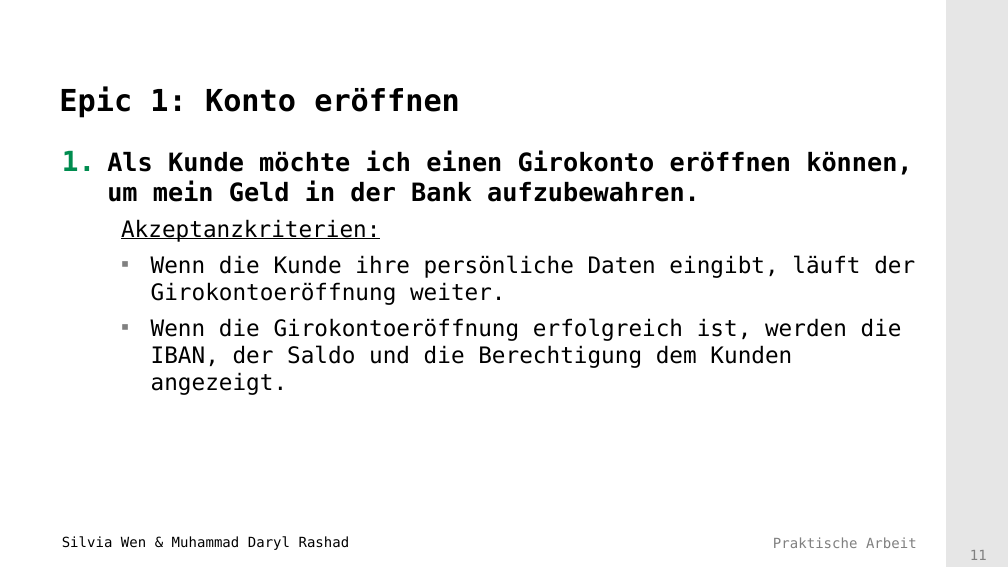
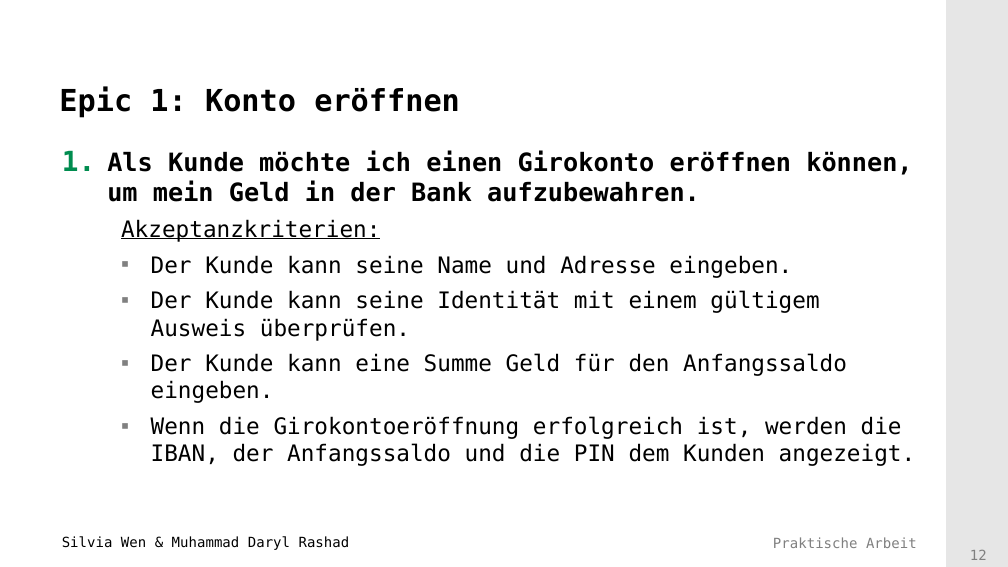
Before and after one commit to Mufasaxi/SimpleBank, a slide deck: slide 12 of Vorlage_Praesentation_2022_Subgroup_2_4_OOA.pptx (slide 11 before the commit). Drawn at 1008x567 pixels with LibreOffice and Linux fonts; fonts in the diff are those of the drawing; background and template pictures are left out. Boxes give left, top, right and bottom in pixels: in the first picture for what was removed or moved away, otherwise in the second. Text is boxed around its words. In the diff, an @@ line names an element or a change of style, - is before the commit and + after.

```diff
--- a/Vorlage_Praesentation_2022_Subgroup_2_4_OOA.pptx
+++ b/Vorlage_Praesentation_2022_Subgroup_2_4_OOA.pptx
@@ text at <box>151,255,916,466</box>: text changed @@
-    ▪ Wenn die Kunde ihre persönliche Daten eingibt, läuft der Girokontoeröffnung weiter.
-    ▪ Wenn die Girokontoeröffnung erfolgreich ist, werden die IBAN, der Saldo und die Berechtigung dem Kunden angezeigt.
+    ▪ Der Kunde kann seine Name und Adresse eingeben.
+    ▪ Der Kunde kann seine Identität mit einem gültigem Ausweis überprüfen.
+    ▪ Der Kunde kann eine Summe Geld für den Anfangssaldo eingeben.
+    ▪ Wenn die Girokontoeröffnung erfolgreich ist, werden die IBAN, der Anfangssaldo und die PIN dem Kunden angezeigt.
@@ page number at <box>970,550,987,560</box>: text changed @@
-11
+12
```
Also in this commit, not shown: 9 other slides changed, 1 slide added.
